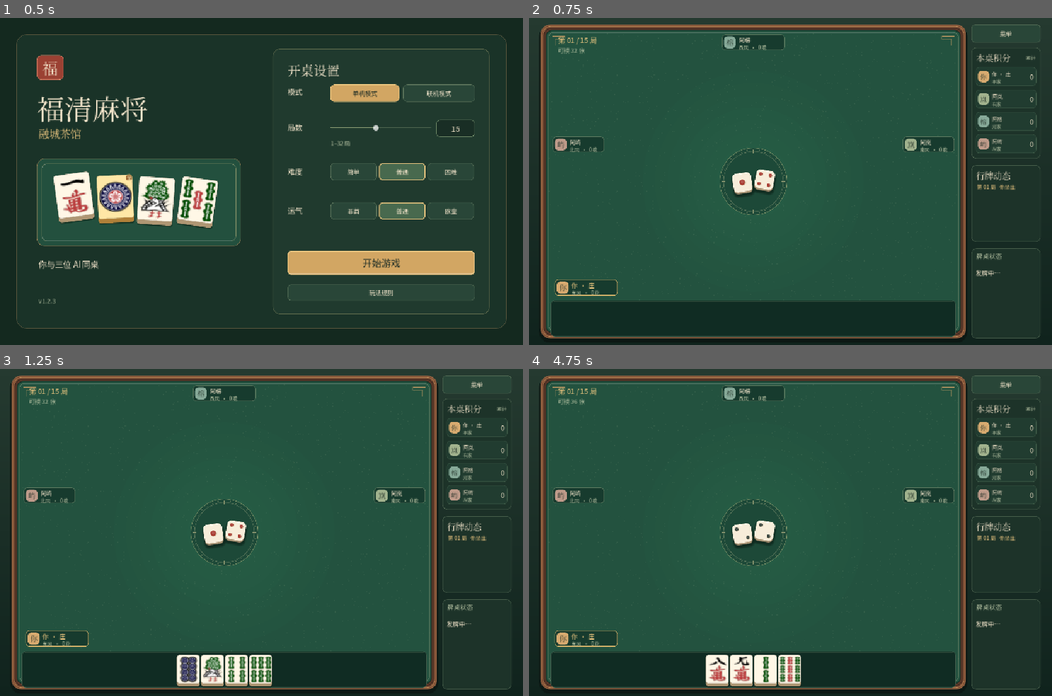
Above: before the commit, frames 1-4 (two rows, left to right).
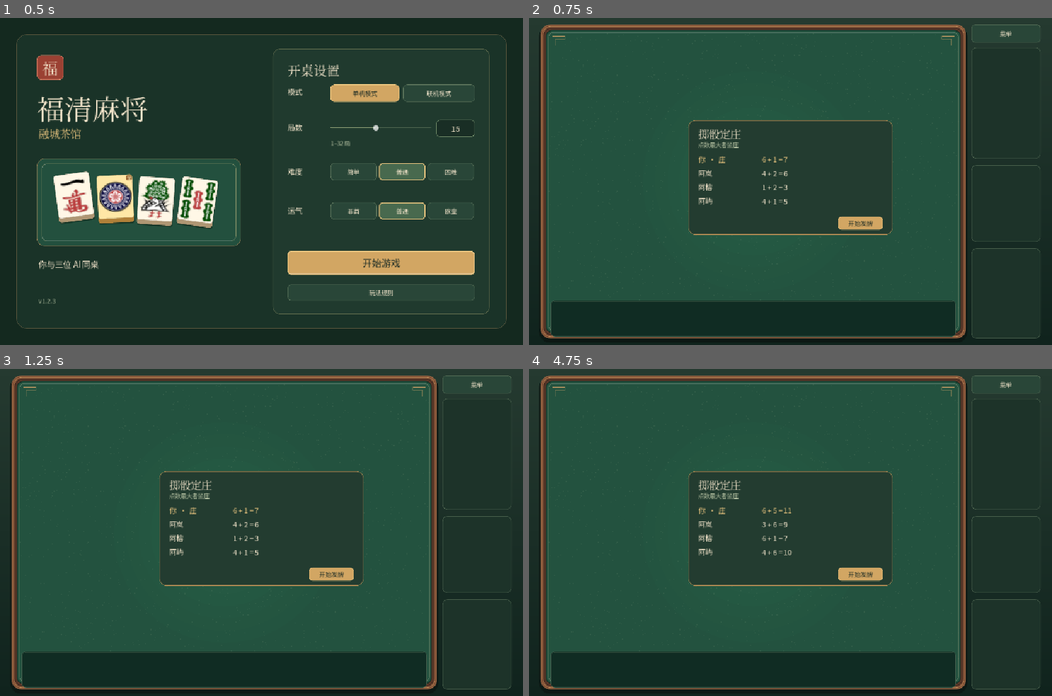
Above: after the commit, the same moments.

Repository: happiness763/fuqing-mahjong
Game: Godot game, scene res://table.tscn
Same seed, same stepped clock (60 frames per second), same inputs: the game is played once before the commit and once after it.
Inputs (mouse positions are in pixels of both pictures, inside the frame that each line leads up to):
- Up to frame 1 (0.5 s): no input
- Up to frame 2 (0.75 s): click "开始游戏" at 0.5 s
- Up to frame 3 (1.25 s): no input
- Up to frame 4 (4.75 s): click (858, 575) at 1.25 s, where only the run after the commit has a clickable "开始发牌"; click "菜单" at 2 s; click "返回首页" at 2.75 s; click "返回首页" at 3.5 s; click "开始游戏" at 4.25 s

Frame 1 is identical in both runs. In frame 2, 11% of the frame differs, in the area x 4-98%, y 5-85%; in frame 3, 13%, in the area x 4-98%, y 5-97%; in frame 4, 13%.

Commit message:
feat: sync dealer dice online and show the dealer roll

Diff:
--- a/godot/scripts/online_room.gd
+++ b/godot/scripts/online_room.gd
@@ -5,6 +5,7 @@
 
 const Game = preload("res://scripts/game.gd")
 const Opponent = preload("res://scripts/opponent.gd")
+const Rules = preload("res://scripts/rules.gd")
 const VERSION := "1.2.3"
 const SERVER := 1
 const DEFAULT_PORT := 36712
@@ -12,6 +13,8 @@
 const RESUME_MS := 60000
 const RETRY_MS := 800
 const AI_DELAY_MS := 320
+const INTRO_MS := 4500
+const ROLL_MS := 1800
 const TURN_OPTIONS := [0, 15, 30, 60]
 const DIFFICULTIES := ["easy", "normal", "hard"]
 
@@ -38,9 +41,11 @@
 var _connect_until_ms := -1
 var _resume_until_ms := -1
 var _retry_at_ms := -1
+var _roll_rng := RandomNumberGenerator.new()
 
 
 func _ready() -> void:
+	_roll_rng.randomize()
 	multiplayer.peer_connected.connect(_on_peer_connected)
 	multiplayer.peer_disconnected.connect(_on_peer_disconnected)
 	multiplayer.connected_to_server.connect(_on_connected_to_server)
@@ -471,8 +476,10 @@
 			for player in _seats:
 				if player.is_empty() or (player.kind == "human" and player.peer == 0):
 					return "请等真人到齐或用 AI 补满四个座位。"
-			_game = Game.new(-1, _rounds, "normal", true)
-			_begin_stage()
+			var roll := Rules.roll_dealer(_roll_rng)
+			_game = Game.new(-1, _rounds, "normal", true, int(roll.winner))
+			_game.dealer_rolls = roll
+			_begin_stage(INTRO_MS + ROLL_MS)
 		"add_ai", "update_ai":
 			if not has_target:
 				return "请选择有效座位。"
@@ -593,7 +600,7 @@
 	if op == "next":
 		if not _game.next_round():
 			return "本桌已打完。"
-		_begin_stage()
+		_begin_stage(INTRO_MS)
 		return ""
 	if not _game.is_table_finished():
 		return "整桌结束后可返回等候室。"
@@ -606,12 +613,12 @@
 	return ""
 
 
-func _begin_stage() -> void:
+func _begin_stage(intro_ms := 0) -> void:
 	_stage += 1
 	var actor := _game.online_actor()
 	var now := Time.get_ticks_msec()
-	_deadline_ms = now + _turn_seconds * 1000 if actor >= 0 and _turn_seconds > 0 else -1
-	_ai_due_ms = now + AI_DELAY_MS if actor >= 0 and _seats[actor].kind == "ai" else -1
+	_deadline_ms = now + intro_ms + _turn_seconds * 1000 if actor >= 0 and _turn_seconds > 0 else -1
+	_ai_due_ms = now + intro_ms + AI_DELAY_MS if actor >= 0 and _seats[actor].kind == "ai" else -1
 
 
 func _process_stage(now: int) -> void:
--- a/godot/scripts/online_table_view.gd
+++ b/godot/scripts/online_table_view.gd
@@ -36,4 +36,10 @@
 		view.result.deltas = rotate_seats(view.result.deltas, viewer)
 		if view.result.has("payers"):
 			view.result.payers = view.result.payers.map(func(seat): return local_seat(seat, viewer))
+	if view.get("dealer_rolls", {}).size() > 0:
+		var roll: Dictionary = view.dealer_rolls.duplicate(true)
+		roll.dice = rotate_seats(roll.dice, viewer)
+		roll.sums = rotate_seats(roll.sums, viewer)
+		roll.winner = local_seat(roll.winner, viewer)
+		view.dealer_rolls = roll
 	return view
--- a/godot/scripts/table.gd
+++ b/godot/scripts/table.gd
@@ -55,6 +55,10 @@
 var intro_visible_hand := -1
 var intro_flowers := true
 var intro_gold := true
+var dealer_roll_panel: Panel
+var dealer_roll_timer: Timer
+var dealer_roll_callback: Callable
+var dealer_roll_shown_round := -1
 var session_font: Font
 var title_font: Font
 var faces: Array[Texture2D] = []
@@ -99,6 +103,10 @@
 	intro_timer.one_shot = true
 	add_child(intro_timer)
 	intro_timer.timeout.connect(advance_intro)
+	dealer_roll_timer = Timer.new()
+	dealer_roll_timer.one_shot = true
+	add_child(dealer_roll_timer)
+	dealer_roll_timer.timeout.connect(finish_dealer_roll)
 	audio = AudioStreamPlayer.new()
 	audio.volume_db = -12.0
 	add_child(audio)
@@ -294,6 +302,8 @@
 func show_lobby() -> void:
 	close_modal(false)
 	close_menu()
+	cancel_dealer_roll()
+	dealer_roll_shown_round = -1
 	intro = null
 	intro_timer.stop()
 	ai_timer.stop()
@@ -340,6 +350,8 @@
 		remove_child(online_lobby)
 		online_lobby.queue_free()
 		online_lobby = null
+	cancel_dealer_roll()
+	dealer_roll_shown_round = -1
 	online_view = {}
 	online_stage = -1
 	online_owner = -1
@@ -355,6 +367,8 @@
 	var snapshot: Dictionary = room.state
 	if snapshot.get("phase") != "playing":
 		if not online_view.is_empty():
+			cancel_dealer_roll()
+			dealer_roll_shown_round = -1
 			close_modal(false)
 			clear_board()
 			clear_action_banner()
@@ -408,7 +422,12 @@
 		log_lines.clear()
 	transfer_button.visible = is_room_owner() and not reconnecting
 	if round_changed and next_view.phase != "result" and next_view.latest.type == "start":
-		start_intro()
+		var roll: Dictionary = next_view.get("dealer_rolls", {})
+		if next_view.round == 1 and not roll.is_empty() and dealer_roll_shown_round != 1:
+			refresh(entering or stage_changed)
+			show_dealer_roll(roll, start_intro)
+		else:
+			start_intro()
 	else:
 		refresh(entering or stage_changed)
 
@@ -436,7 +455,7 @@
 
 
 func local_moves() -> Array:
-	if intro_active():
+	if intro_active() or is_instance_valid(dealer_roll_panel):
 		return []
 	if not online_view.is_empty():
 		if online_reconnecting or pending_stage == online_stage:
@@ -467,14 +486,64 @@
 	lobby.queue_free()
 	lobby = null
 	header.show()
-	game = Game.new(-1, settings.rounds, settings.luck)
-	_dice_round = 0
-	log_lines.clear()
-	last_revision = -1
-	last_remaining = -1
-	shown_round = -1
-	clear_selection()
-	start_intro()
+	dealer_roll_shown_round = -1
+	var rng := RandomNumberGenerator.new()
+	rng.randomize()
+	var roll := Rules.roll_dealer(rng)
+	show_dealer_roll(roll, func():
+		game = Game.new(-1, settings.rounds, settings.luck, false, int(roll.winner))
+		game.dealer_rolls = roll
+		_dice_round = 0
+		log_lines.clear()
+		last_revision = -1
+		last_remaining = -1
+		shown_round = -1
+		clear_selection()
+		start_intro())
+
+
+func show_dealer_roll(roll: Dictionary, on_done: Callable) -> void:
+	cancel_dealer_roll()
+	dealer_roll_shown_round = 1
+	dealer_roll_callback = on_done
+	var dialog := panel(self, Rect2(390, 250, 500, 280), Color("#233c30"), Color("#ab8852"), 16)
+	dialog.z_index = 30
+	dealer_roll_panel = dialog
+	label(dialog, "掷骰定庄", Rect2(24, 14, 300, 36), 26, INK, HORIZONTAL_ALIGNMENT_LEFT, true)
+	label(dialog, "点数最大者坐庄", Rect2(24, 48, 300, 22), 14, MUTED)
+	for seat in range(4):
+		var y := 82 + seat * 34
+		var winner: bool = seat == int(roll.winner)
+		var color := GOLD if winner else INK
+		var caption := player_name(seat) + ("  ·  庄" if winner else "")
+		var name_label := label(dialog, caption, Rect2(24, y, 150, 28), 17, color)
+		set_player_font(name_label)
+		var pair: Array = roll.dice[seat]
+		label(dialog, "%d + %d = %d" % [int(pair[0]), int(pair[1]), int(roll.sums[seat])],
+			Rect2(180, y, 200, 28), 17, color)
+	if int(roll.get("rerolls", 0)) > 0:
+		label(dialog, "平局重掷 %d 次" % int(roll.rerolls), Rect2(24, 238, 220, 22), 13, MUTED)
+	button(dialog, "开始发牌", Rect2(366, 236, 110, 32), finish_dealer_roll, "primary")
+	dealer_roll_timer.stop()
+	dealer_roll_timer.start(1.8)
+
+
+func cancel_dealer_roll() -> void:
+	if is_instance_valid(dealer_roll_panel):
+		dealer_roll_panel.queue_free()
+	dealer_roll_panel = null
+	dealer_roll_callback = Callable()
+	if is_instance_valid(dealer_roll_timer):
+		dealer_roll_timer.stop()
+
+
+func finish_dealer_roll() -> void:
+	if not is_instance_valid(dealer_roll_panel):
+		return
+	var callback := dealer_roll_callback
+	cancel_dealer_roll()
+	if callback.is_valid():
+		callback.call()
 
 
 func start_intro() -> void:
@@ -1284,6 +1353,9 @@
 
 
 func show_reset() -> void:
+	if game == null and online_view.is_empty():
+		show_lobby()
+		return
 	if not online_view.is_empty():
 		var dialog := open_modal("退出房间？", 440, 192)
 		var explanation := "关闭承载端会结束当前房间。" if room.state.my_seat == 0 else "退出后由 AI 接管你的座位。"
--- a/godot/tests/desktop_test.gd
+++ b/godot/tests/desktop_test.gd
@@ -79,6 +79,8 @@
 	desk.lobby.round_field.text_changed.emit("2")
 	check(desk.lobby.slider.value == 2, "input updates slider")
 	click(desk.lobby.start_button)
+	check(is_instance_valid(desk.dealer_roll_panel), "dealer roll opens on start")
+	desk.finish_dealer_roll()
 	check(desk.game != null and desk.game.round_limit == 2, "starts with selected round count")
 	desk.close_modal(false)
 	desk.skip_intro()
@@ -162,6 +164,7 @@
 		click(by_text(desk.modal, "返回首页"))
 		check(desk.game == null and desk.lobby.round_field.text == "2", "lobby preserves settings")
 		click(desk.lobby.start_button)
+		desk.finish_dealer_roll()
 	desk.skip_intro()
 	desk.ai_timer.stop()
 	click(desk.menu_button)
@@ -177,6 +180,16 @@
 	test_waiting_presentation(desk)
 	await test_scoring_presentation(desk)
 	test_dense_board(desk)
+	var roll := {"winner": 2, "dice": [[1, 2], [3, 4], [5, 6], [2, 2]], "sums": [3, 7, 11, 4], "rerolls": 0}
+	desk.show_dealer_roll(roll, Callable())
+	check(is_instance_valid(desk.dealer_roll_panel), "dealer roll panel opens")
+	var roll_labels: Array = desk.dealer_roll_panel.find_children("*", "Label", true, false).map(
+		func(node): return node.text)
+	check(roll_labels.any(func(text): return text.contains("阿榕"))
+		and roll_labels.any(func(text): return text.contains("11")),
+		"winner and sums are shown")
+	desk.finish_dealer_roll()
+	check(desk.dealer_roll_panel == null, "dealer roll closes")
 	desk.game = Game.new(43, 2)
 	desk.start_intro()
 	check(desk.intro_active() and desk.local_moves().is_empty(), "intro blocks moves")
--- a/godot/tests/online_desktop_test.gd
+++ b/godot/tests/online_desktop_test.gd
@@ -117,7 +117,7 @@
 	check(desk.header.visible and not screen.visible and desk.online_view.seat == 0, "online table opens in local perspective")
 	check(desk.player_name(0) == ("玉兰" if host else "海棠"), "local seat nickname")
 	check(desk.online_view.players[0].has("hand") and not desk.online_view.players[1].has("hand"), "hand privacy through UI")
-	check(is_instance_valid(desk.countdown_label) and room.seconds_left() in range(0, 16), "countdown displays from server state")
+	check(is_instance_valid(desk.countdown_label) and room.seconds_left() in range(0, 76), "countdown displays from server state")
 	room.state_changed.connect(func(): check_action_banner(desk, room))
 	await create_timer(0.60).timeout
 	await capture("table-" + role)
--- a/godot/tests/online_room_test.gd
+++ b/godot/tests/online_room_test.gd
@@ -214,6 +214,12 @@
 	if not await wait_for(func(): return client.state.get("phase") == "playing", "mixed table starts for both peers"):
 		quit(failures)
 		return
+	check(not host.state.view.dealer_rolls.is_empty(), "host publishes the dealer roll")
+	check(client.state.view.dealer_rolls.winner == host.state.view.dealer_rolls.winner,
+		"both peers see the same dealer")
+	check(host.state.view.gold_dice.size() == 2 and client.state.view.gold_dice == host.state.view.gold_dice,
+		"gold dice are part of the snapshot")
+	check(host._deadline_ms - Time.get_ticks_msec() >= 5000, "first stage includes the intro grace")
 	for room in [host, client]:
 		for seat in range(4):
 			check(room.state.view.players[seat].has("hand") == (seat == room.state.my_seat), "live hand is private to its seat")
--- a/godot/tests/online_table_test.gd
+++ b/godot/tests/online_table_test.gd
@@ -12,6 +12,8 @@
 	game.scores = [8, -4, -8, 4]
 	var seats := [{"name": "甲"}, {"name": "乙"}, {"name": "丙"}, {"name": "丁"}]
 	var state := {"view": game.view(2), "my_seat": 2, "actor": 2, "seats": seats}
+	state.view.dealer_rolls = {"winner": 1, "dice": [[1, 2], [3, 4], [5, 6], [2, 2]],
+		"sums": [3, 7, 11, 4], "rerolls": 0}
 	var view := TableView.from_room(state)
 	var valid: bool = (
 		view.seat == 0 and view.current == 0 and view.dealer == 2 and view.actor == 0
@@ -19,6 +21,8 @@
 		and view.players[0].has("hand") and not view.players[1].has("hand")
 		and view.players[0].melds[0].from == 3 and view.last_discard.seat == 1
 		and state.view.players[2].melds[0].from == 1
+		and view.dealer_rolls.winner == 3 and view.dealer_rolls.dice[0] == [5, 6]
+		and view.dealer_rolls.sums[0] == 11
 	)
 	game.finish({"kind": "discard", "winner": 1, "from": 0, "payers": [0], "deltas": [-3, 3, 0, 0]})
 	state.view = game.view(2)
